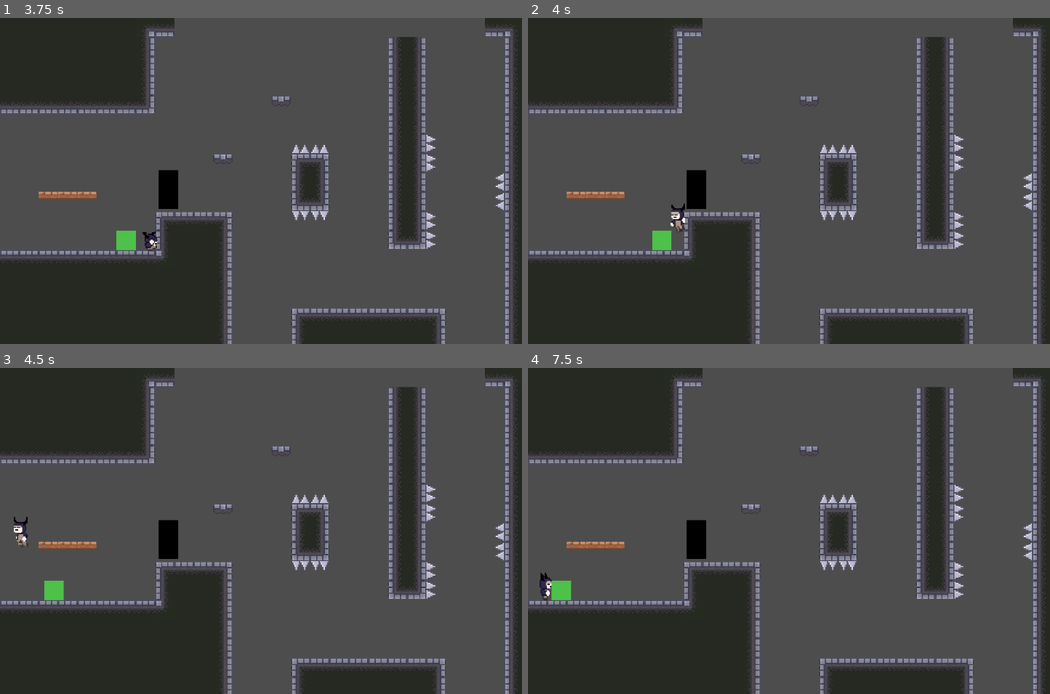
Above: before the commit, frames 1-4 (two rows, left to right).
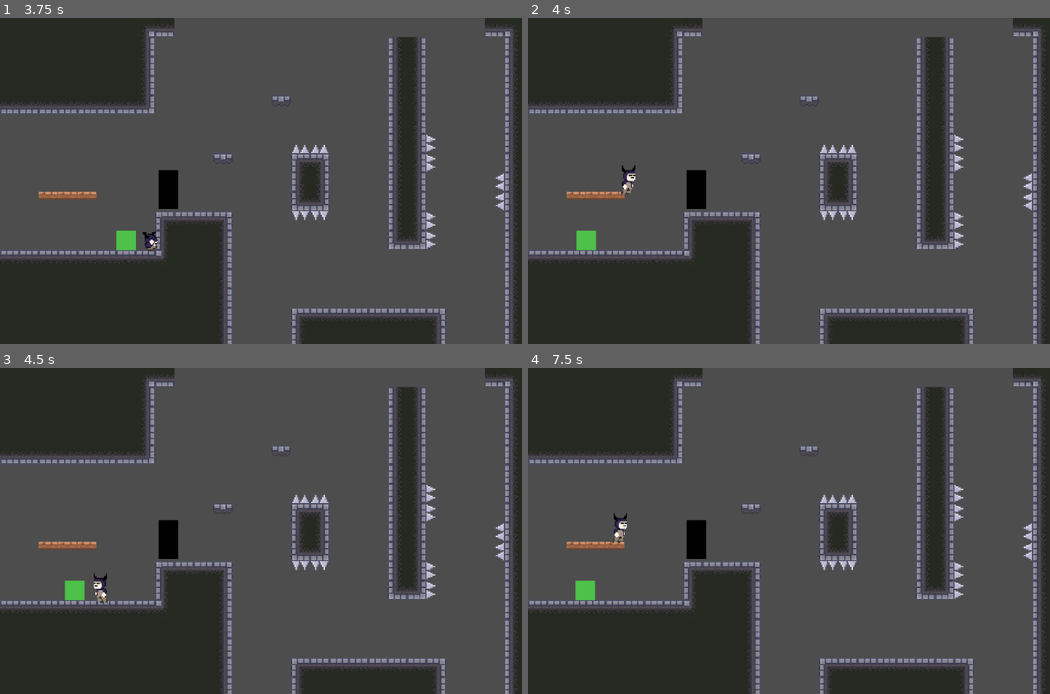
Above: after the commit, the same moments.

Repository: darwin712/RISE-UP
Game: Godot game, scene res://escenas/floor1/room_f_1_001.tscn
The game is run twice, just before and just after one commit, with the same random seed, the same clock (stepped at 60 frames per second) and the same inputs.
Inputs:
- Up to frame 1 (3.75 s): tap Enter at 0.5 s; hold Down (agacharse) 0.53-1.28 s; hold Right (Mover_derecha) 0.53-2.03 s; tap Z (Saltar) at 0.77, 1.52, 3.02 s; tap Down (agacharse) at 1.35, 2.85 s; hold Left (Mover_izquierda) 2.03-2.78 s; hold Down (agacharse) 2.03-2.78 s; tap Space at 2.75 s; hold Right (Mover_derecha) from 2.78 s (still down); hold Down (agacharse) from 3.53 s (still down)
- Up to frame 2 (4 s): keep holding Right (Mover_derecha); keep holding Down (agacharse); tap Z (Saltar) at 3.77 s
- Up to frame 3 (4.5 s): release Right (Mover_derecha) at 4.28 s; release Down (agacharse) at 4.28 s; hold Left (Mover_izquierda) from 4.28 s (still down); tap Down (agacharse) at 4.35 s
- Up to frame 4 (7.5 s): tap Z (Saltar) at 4.52, 6.02, 6.77 s; release Left (Mover_izquierda) at 5.03 s; hold Right (Mover_derecha) 5.03-5.78 s; hold Down (agacharse) 5.03-5.78 s; hold Left (Mover_izquierda) 5.78-7.28 s; tap Down (agacharse) at 5.85, 7.35 s; hold Down (agacharse) 6.53-7.28 s; hold Right (Mover_derecha) from 7.28 s (still down)

Frame 1 is identical in both runs. In frame 2, 0.8% of the frame differs, in the area x 9-31%, y 45-72%; in frame 3, 0.8%, in the area x 2-21%, y 45-73%; in frame 4, 0.8%.

Commit message:
Update esqueleto_Script.gd

Diff:
--- a/assets/enemigos/arquero/esqueleto_Script.gd
+++ b/assets/enemigos/arquero/esqueleto_Script.gd
@@ -12,10 +12,13 @@
 
 
 func _physics_process(delta: float) -> void:
-	if not is_on_floor():
+	if	not is_on_floor():
 		velocity += get_gravity() * delta
-
-	move_and_slide()
+	for cuerpo in area_contacto.get_overlapping_bodies():
+		if cuerpo.is_in_group("jugador"):
+			cuerpo.recibir_dano()
+	if jugador != null:
+		var direccion = (jugador.global_position - global_position).normalized()
 
 func _on_timer_disparo_timeout() -> void:
 	disparar()
@@ -43,11 +46,5 @@
 		if "direccion" in bala:
 			bala.direccion = direccion
 
-
-func _on_area_contacto_body_entered(body: Node2D) -> void:
-	if body.name == "jugador":
-		body.recibir_dano()
-
-
 func _on_area_contacto_area_entered(area: Area2D) -> void:
 	pass # Replace with function body.
